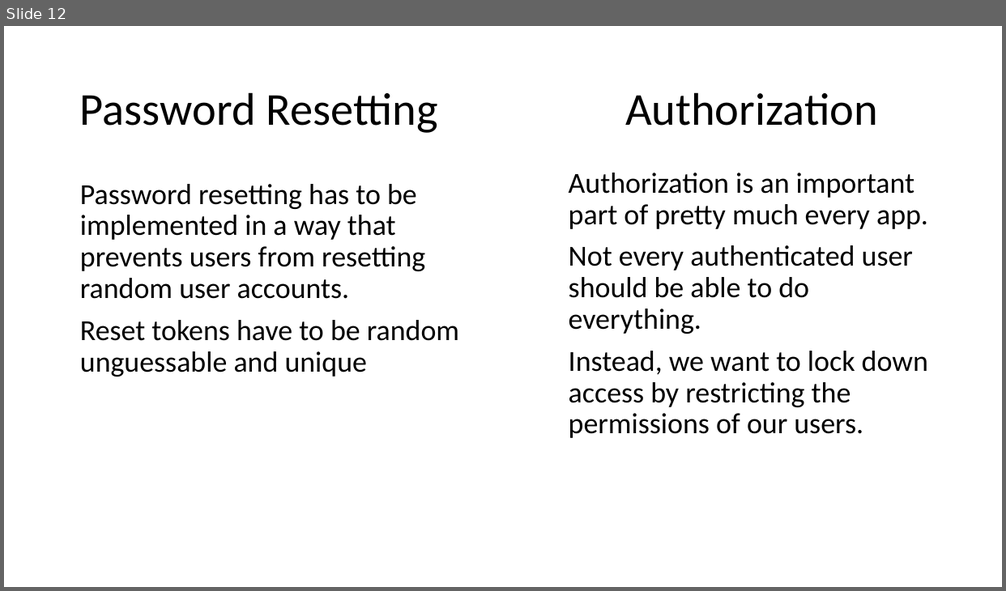
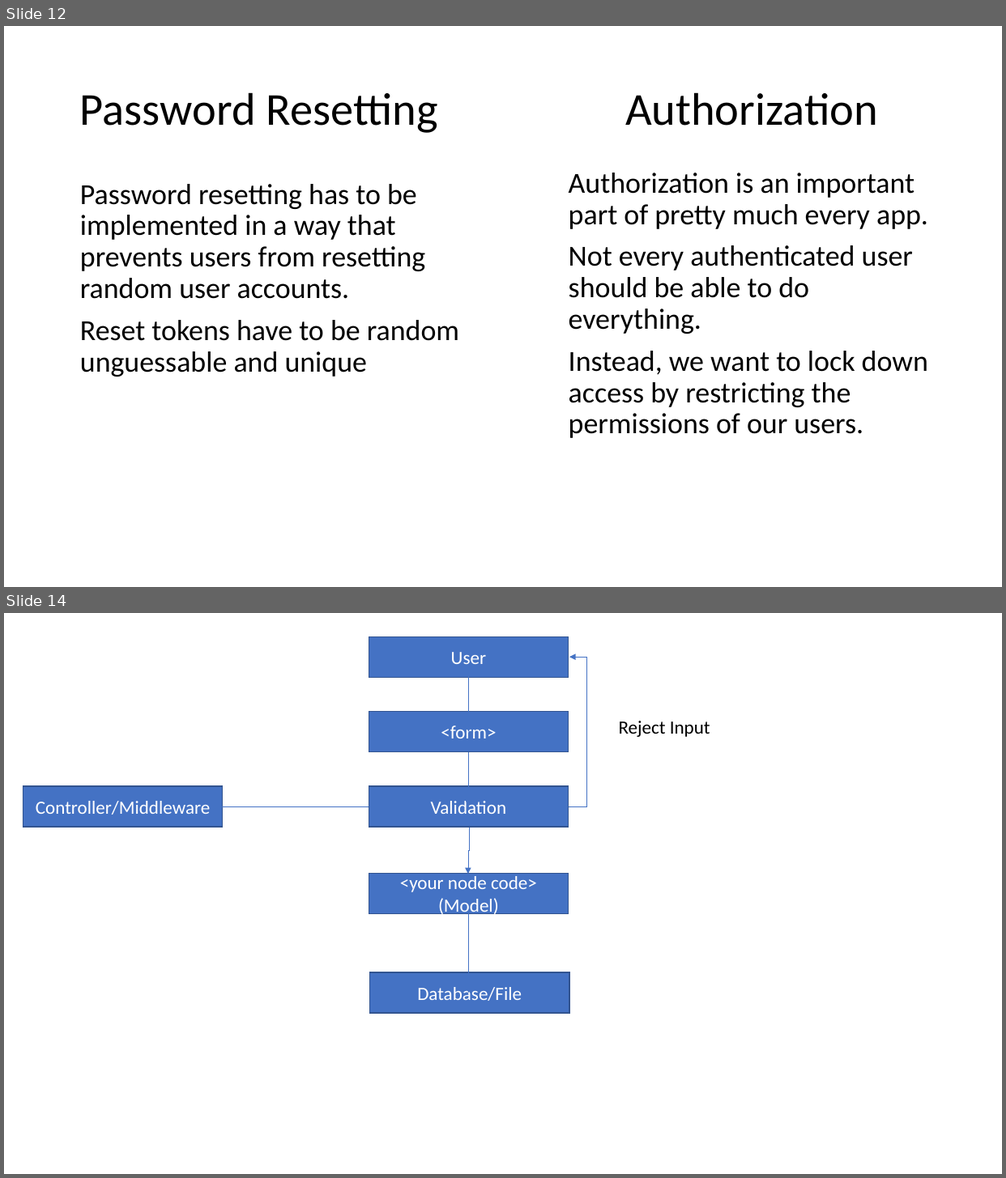
Before and after one commit to PiyushChaturvedii/batch03, a slide deck: Sessions & Cookies.pptx. Shown one above the other, each under a label of ours: slide 12 before the commit, slides 12 and 14 after it; the slides between them are not shown. The pictures are 1006x591 and 1006x1178 pixels, drawn with LibreOffice and Linux fonts; fonts in the diff are those of the drawing. Boxes give left, top, right and bottom in pixels: in the first picture for what was removed or moved away, otherwise in the second. Text is boxed around its words. In the diff, an @@ line names an element or a change of style, - is before the commit and + after.

```diff
--- a/Sessions & Cookies.pptx
+++ b/Sessions & Cookies.pptx
@@ slide 14 added at [4, 613, 1002, 1174], background #FFFFFF @@
@@ rectangle added at [368, 637, 569, 677], fill #4472C4, outline #325491 1 pt, 18 pt, text #FFFFFF @@
+User
@@ elbow arrow added from (569, 807) to (569, 658), #4472C4 0.5 pt @@
@@ arrow added from (469, 677) to (469, 732), #4472C4 0.5 pt @@
@@ rectangle added at [368, 712, 569, 752], fill #4472C4, outline #325491 1 pt, 18 pt, text #FFFFFF @@
+<form>
@@ text added at [619, 721, 710, 737], 18 pt, text #000000 @@
+Reject Input
@@ arrow added from (469, 752) to (469, 807), #4472C4 0.5 pt @@
@@ rectangle added at [23, 786, 223, 827], fill #4472C4, outline #325491 1 pt, 18 pt, text #FFFFFF @@
+Controller/Middleware
@@ elbow arrow added from (368, 807) to (212, 807), #4472C4 0.5 pt @@
@@ rectangle added at [368, 786, 569, 827], fill #4472C4, outline #325491 1 pt, 18 pt, text #FFFFFF @@
+Validation
@@ elbow arrow added from (469, 827) to (468, 875), #4472C4 0.5 pt @@
@@ rectangle added at [368, 874, 569, 914], fill #4472C4, outline #325491 1 pt, 18 pt, text #FFFFFF @@
+<your node code> (Model)
@@ arrow added from (469, 914) to (469, 994), #4472C4 0.5 pt @@
@@ rectangle added at [370, 973, 570, 1013], fill #4472C4, outline #325491 1 pt, 18 pt, text #FFFFFF @@
+Database/File
```
Also in this commit, not shown: 3 other slides added, 41 other files.
